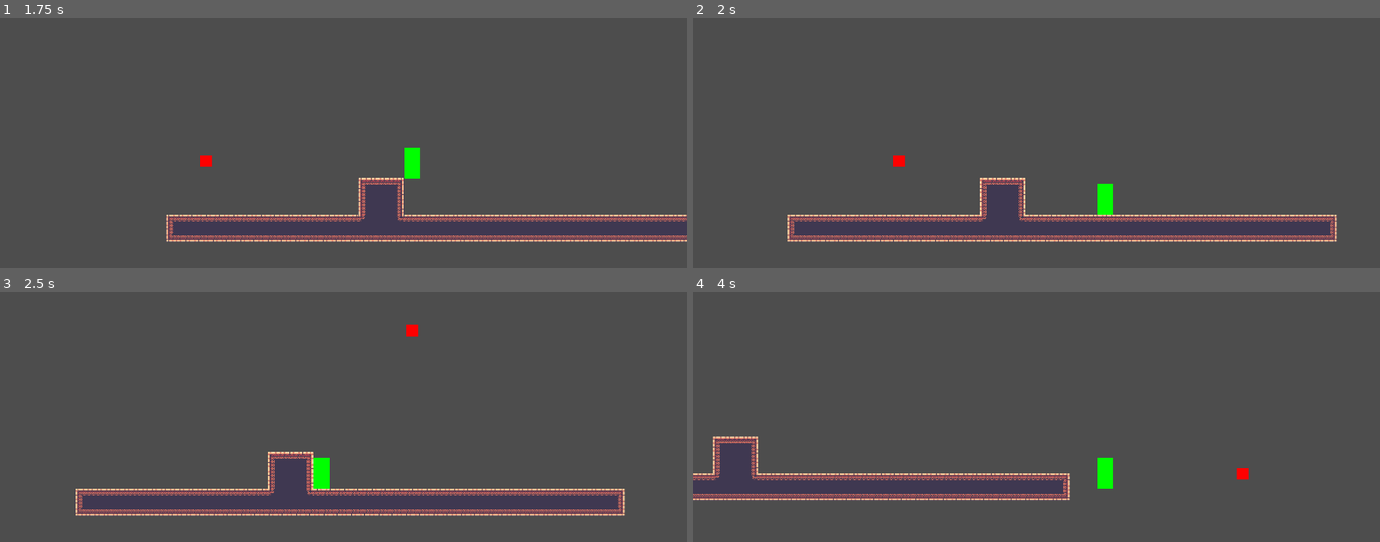
Above: before the commit, frames 1-4 (two rows, left to right).
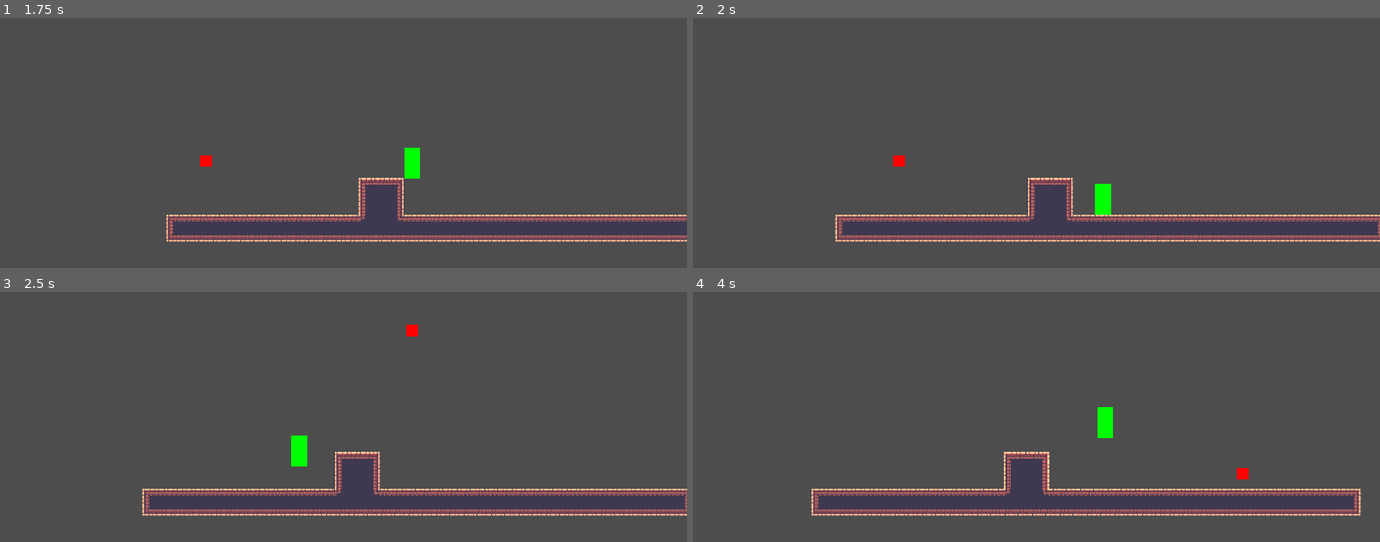
Above: after the commit, the same moments.

Repository: JeriamJito/ProjectWild
Game: Godot game, scene res://stage.tscn
Same seed, same stepped clock (60 frames per second), same inputs: the game is played once before the commit and once after it.
Inputs (mouse positions are in pixels of both pictures, inside the frame that each line leads up to):
- Up to frame 1 (1.75 s): tap Enter at 0.5 s; move the mouse to (494, 123) at 0.52 s; hold D (move_right) from 0.53 s (still down); tap Space (jump) at 0.6, 0.77, 1.07, 1.52, 1.55 s; move the mouse to (206, 160) at 1.27 s; click (206, 160) at 1.35 s
- Up to frame 2 (2 s): keep holding D (move_right); tap Space (jump) at 1.82 s
- Up to frame 3 (2.5 s): move the mouse to (412, 329) at 2.02 s; release D (move_right) at 2.03 s; hold A (move_left) from 2.03 s (still down); tap Space (jump) at 2.1 s
- Up to frame 4 (4 s): move the mouse to (1002, 492) at 2.77 s; release A (move_left) at 2.78 s; hold D (move_right) from 2.78 s (still down); click (1002, 492) at 2.85 s; tap Space (jump) at 3.02, 3.05, 3.32, 3.6, 3.77 s; move the mouse to (1242, 474) at 3.52 s

Frame 1 is identical in both runs. In frame 2, 3.1% of the frame differs, in the area x 13-100%, y 63-90%; in frame 3, 3.7%; in frame 4, 6.9%, in the area x 0-98%, y 46-90%.

Commit message:
(feat) jump trajectory test tool

Diff:
--- a/components/gravity.gd
+++ b/components/gravity.gd
@@ -1,3 +1,4 @@
+@tool
 extends Node2D
 class_name Gravity
 
@@ -26,7 +27,8 @@
 var _fall_gravity : float
 
 func _ready() -> void:
-	parent.change_state.connect(_on_change_state)
+	if not Engine.is_editor_hint():
+		parent.change_state.connect(_on_change_state)
 	calculate_jump_values()
 
 
@@ -37,6 +39,9 @@
 
 
 func _physics_process(_delta : float) -> void:
+	if Engine.is_editor_hint():
+		return
+
 	if parent.state in [STATES.CLIMBING, STATES.SWINGING]:
 		parent.velocity.y = 0.0
 		return
--- a/player/player.gd
+++ b/player/player.gd
@@ -7,17 +7,27 @@
 signal attempt_change_state
 signal velocity_change
 
-@onready var collision_shape_2d: CollisionShape2D = %CollisionShape2D
-@onready var front_ray_cast: RayCast2D = %FrontRayCast
-@onready var top_ray_cast: RayCast2D = %TopRayCast
-@onready var coyote_time: Timer = %CoyoteTime
-@onready var climbing_timeout: ClimbingTimer = %ClimbingTimeout
-@onready var remote_transform_2d: RemoteTransform2D = %RemoteTransform2D
-
 var state := STATES.IDLE
 var direction := 0.0
 var last_direction := 1
 
+var collision_shape_2d: CollisionShape2D
+var front_ray_cast: RayCast2D
+var top_ray_cast: RayCast2D
+var coyote_time: Timer
+var climbing_timeout: ClimbingTimer
+var remote_transform_2d: RemoteTransform2D
+
+func _ready() -> void:
+	if Engine.is_editor_hint():
+		return
+
+	collision_shape_2d = %CollisionShape2D
+	front_ray_cast = %FrontRayCast
+	top_ray_cast = %TopRayCast
+	coyote_time = %CoyoteTime
+	climbing_timeout = %ClimbingTimeout
+	remote_transform_2d = %RemoteTransform2D
 
 func _physics_process(_delta : float) -> void:
 	global_rotation = 0.0
--- a/stage.tscn
+++ b/stage.tscn
@@ -1,8 +1,13 @@
-[gd_scene load_steps=4 format=4 uid="uid://2153uolid3xb"]
+[gd_scene load_steps=6 format=4 uid="uid://2153uolid3xb"]
 
 [ext_resource type="PackedScene" uid="uid://dfipd6t0uiicv" path="res://player/player.tscn" id="1_6eo5e"]
 [ext_resource type="TileSet" uid="uid://cvaj61kv2atjw" path="res://tilemaps/test_tiles.tres" id="1_rnkuw"]
 [ext_resource type="PackedScene" uid="uid://c05kl5ke1wrl3" path="res://debug/debug.tscn" id="2_aees8"]
+[ext_resource type="PackedScene" uid="uid://cgvwrtpkglvro" path="res://tools/platforming_tool.tscn" id="4_16g40"]
+
+[sub_resource type="CapsuleShape2D" id="CapsuleShape2D_rkbax"]
+radius = 28.0
+height = 108.0
 
 [node name="Level" type="Node2D"]
 
@@ -35,8 +40,18 @@
 drag_bottom_margin = 0.0
 editor_draw_drag_margin = true
 
+[node name="PlatformingTool" parent="." node_paths=PackedStringArray("character_node", "movement_node", "collision_node") instance=ExtResource("4_16g40")]
+position = Vector2(992, 937.999)
+character_node = NodePath("../Player")
+movement_node = NodePath("../Player/Movement")
+collision_node = NodePath("../Player/CollisionShape2D")
+
+[node name="CollisionShape2D" parent="PlatformingTool" index="1"]
+shape = SubResource("CapsuleShape2D_rkbax")
+
 [connection signal="change_state" from="Player" to="CanvasLayer/Debug/VBoxContainer/PlayerState" method="_on_player_change_state"]
 [connection signal="velocity_change" from="Player" to="CanvasLayer/Debug/VBoxContainer/PlayerVelocity" method="_on_player_velocity_change"]
 
 [editable path="CanvasLayer/Debug"]
 [editable path="Player"]
+[editable path="PlatformingTool"]
--- /dev/null
+++ b/tools/platforming_tool.gd
@@ -0,0 +1,77 @@
+@tool
+extends Actor
+
+@export_tool_button("Generate Test Actor") var generate_test_actor = test_actor_create
+@export_tool_button("Generate Jump Path") var generate_jump_path = draw_trajectory
+@export_tool_button("Clear Lines") var clear_line_button = clear_lines
+@export_enum("Left:-1", "Right:1") var test_direction : int = 1
+@export var character_node : Actor
+@export var movement_node : Movement
+@export var collision_node : CollisionShape2D
+
+@onready var gravity_node: Gravity = %Gravity
+@onready var collision_test: CollisionShape2D = %CollisionShape2D
+@onready var execution_timer: Timer = %ExecutionTimer
+@onready var point_interval: Timer = %PointInterval
+
+var draw_points : Array
+
+func _ready() -> void:
+	if not Engine.is_editor_hint():
+		return
+
+	state = STATES.FALLING
+
+
+func test_actor_create() -> void:
+	gravity_node._ready()
+	collision_test.shape = collision_node.shape
+
+
+
+func _physics_process(delta: float) -> void:
+	if not Engine.is_editor_hint():
+		return
+
+	if velocity.y <= 0.0:
+		state = STATES.FALLING
+
+	velocity.y += gravity_node.get_calculated_gravity() * delta
+
+	move_and_slide()
+
+
+func draw_trajectory() -> void:
+	clear_lines()
+
+	var origin_position = global_position
+
+	execution_timer.start()
+	draw_points = []
+
+	draw_points.append(global_position)
+	state = STATES.JUMPING
+	velocity.y = gravity_node._jump_velocity
+	velocity.x = test_direction * movement_node.speed
+	point_interval.start()
+
+
+func _on_point_interval_timeout() -> void:
+	if is_on_floor():
+		velocity.x = 0.0
+		draw_points.append(global_position)
+		var line = Line2D.new()
+		for i in range(draw_points.size()):
+			line.add_point(draw_points[i])
+		line.add_to_group("Temp")
+		get_parent().add_child(line)
+		return
+
+	draw_points.append(global_position)
+	point_interval.start()
+
+
+func clear_lines() -> void:
+	var lines := get_tree().get_nodes_in_group("Temp")
+	for i in range (lines.size()):
+		lines[i].queue_free()
--- /dev/null
+++ b/tools/platforming_tool.tscn
@@ -0,0 +1,25 @@
+[gd_scene load_steps=3 format=3 uid="uid://cgvwrtpkglvro"]
+
+[ext_resource type="Script" uid="uid://dhb7dvaube7qt" path="res://tools/platforming_tool.gd" id="1_i0wej"]
+[ext_resource type="PackedScene" uid="uid://ckephimkda3cb" path="res://components/gravity.tscn" id="2_gkttt"]
+
+[node name="PlatformingTool" type="CharacterBody2D"]
+script = ExtResource("1_i0wej")
+
+[node name="Gravity" parent="." instance=ExtResource("2_gkttt")]
+unique_name_in_owner = true
+
+[node name="CollisionShape2D" type="CollisionShape2D" parent="."]
+unique_name_in_owner = true
+
+[node name="ExecutionTimer" type="Timer" parent="."]
+unique_name_in_owner = true
+wait_time = 0.5
+one_shot = true
+
+[node name="PointInterval" type="Timer" parent="."]
+unique_name_in_owner = true
+wait_time = 0.05
+one_shot = true
+
+[connection signal="timeout" from="PointInterval" to="." method="_on_point_interval_timeout"]
Not shown, added: tools/platforming_tool.gd.uid
